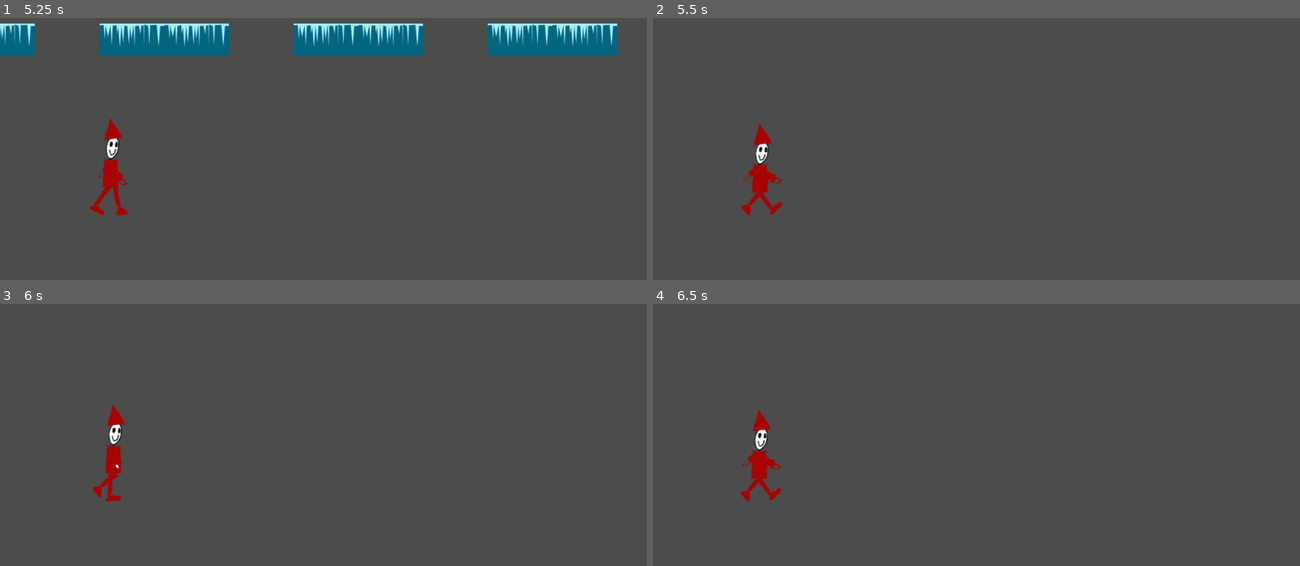
Above: before the commit, frames 1-4 (two rows, left to right).
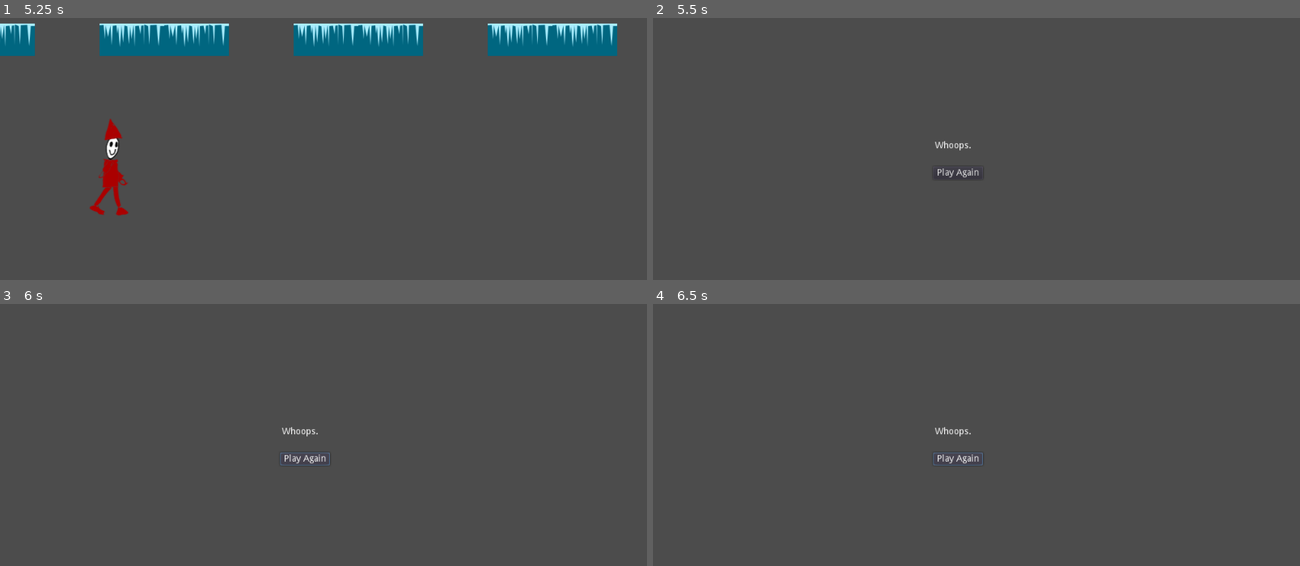
Above: after the commit, the same moments.

Repository: the-g-force/FamJam-December2020
Game: Godot game, scene res://src/SplashScreen.tscn
Two runs of this game, one before a commit and one after it. Both use one fixed random seed, a clock stepped at 60 frames per second and the inputs below.
Inputs (mouse positions are in pixels of both pictures, inside the frame that each line leads up to):
- Up to frame 1 (5.25 s): tap Enter at 0.5 s; move the mouse to (465, 133) at 0.52 s; click (465, 133) at 0.67 s; tap Space (jump) at 0.77, 2.27, 3.77, 4.52 s; click "PLAY" at 1.25 s; move the mouse to (194, 172) at 2.02 s; click (194, 172) at 2.17 s; move the mouse to (388, 67) at 2.77 s; click (388, 67) at 2.92 s; move the mouse to (291, 230) at 3.52 s; click (291, 230) at 3.67 s; move the mouse to (517, 209) at 4.27 s; click (517, 209) at 4.42 s; move the mouse to (129, 93) at 5.02 s; click (129, 93) at 5.17 s
- Up to frame 2 (5.5 s): tap Space (jump) at 5.27 s
- Up to frame 3 (6 s): click (304, 458) at 5.75 s, where only the run after the commit has a clickable "Play Again"
- Up to frame 4 (6.5 s): no input

Frame 1 is identical in both runs. In frame 2, 0.9% of the frame differs, in the area x 13-51%, y 40-76%; in frame 3, 0.9%; in frame 4, 1.0%.

Commit message:
Add end screen

Diff:
--- /dev/null
+++ b/project/src/EndScreen.tscn
@@ -0,0 +1,23 @@
+[gd_scene format=2]
+
+[node name="EndScreen" type="Node2D"]
+
+[node name="Label" type="Label" parent="."]
+margin_left = 435.578
+margin_top = 282.843
+margin_right = 491.578
+margin_bottom = 296.843
+text = "Whoops."
+__meta__ = {
+"_edit_use_anchors_": false
+}
+
+[node name="Button" type="Button" parent="."]
+margin_left = 432.749
+margin_top = 322.441
+margin_right = 509.749
+margin_bottom = 342.441
+text = "Play Again"
+__meta__ = {
+"_edit_use_anchors_": false
+}
--- a/project/src/TestLevel.gd
+++ b/project/src/TestLevel.gd
@@ -41,3 +41,13 @@
 func _on_TileGenerationTrigger_entered(_body, trigger:Node2D):
 	call_deferred("_run_tile_generator", trigger.position.x + 900)
 	trigger.queue_free()
+
+
+func _process(_delta):
+	if $Elf.position.y > 700:
+		_game_over()
+
+
+func _game_over():
+	$Elf.queue_free()
+	get_tree().change_scene("res://src/EndScreen.tscn")
